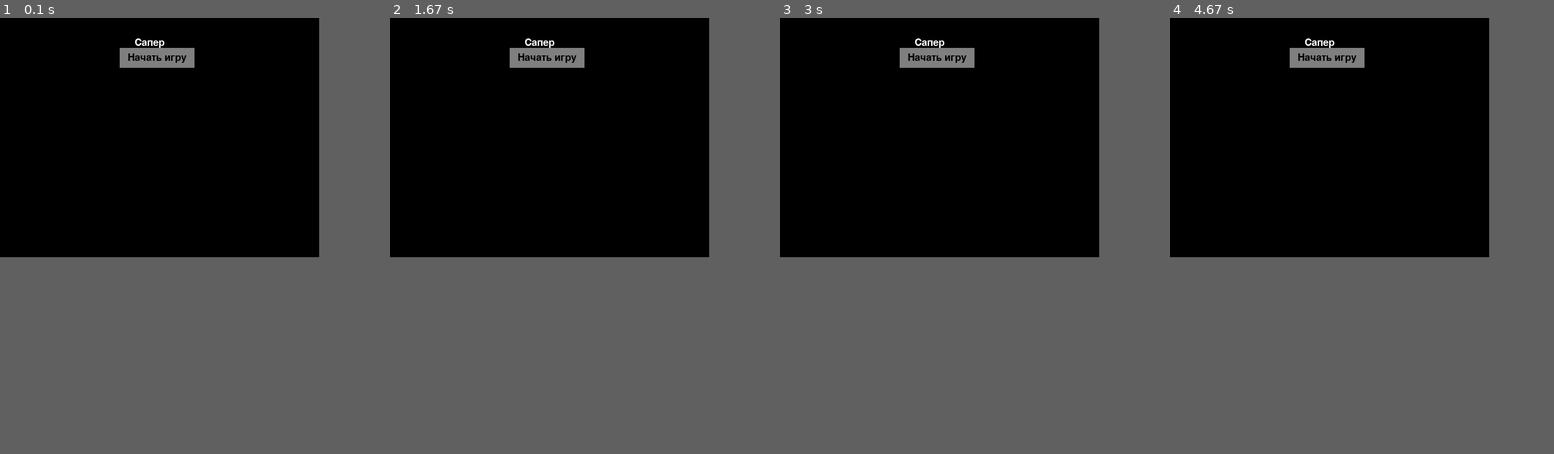
Above: before the commit, frames 1-4 (left to right).
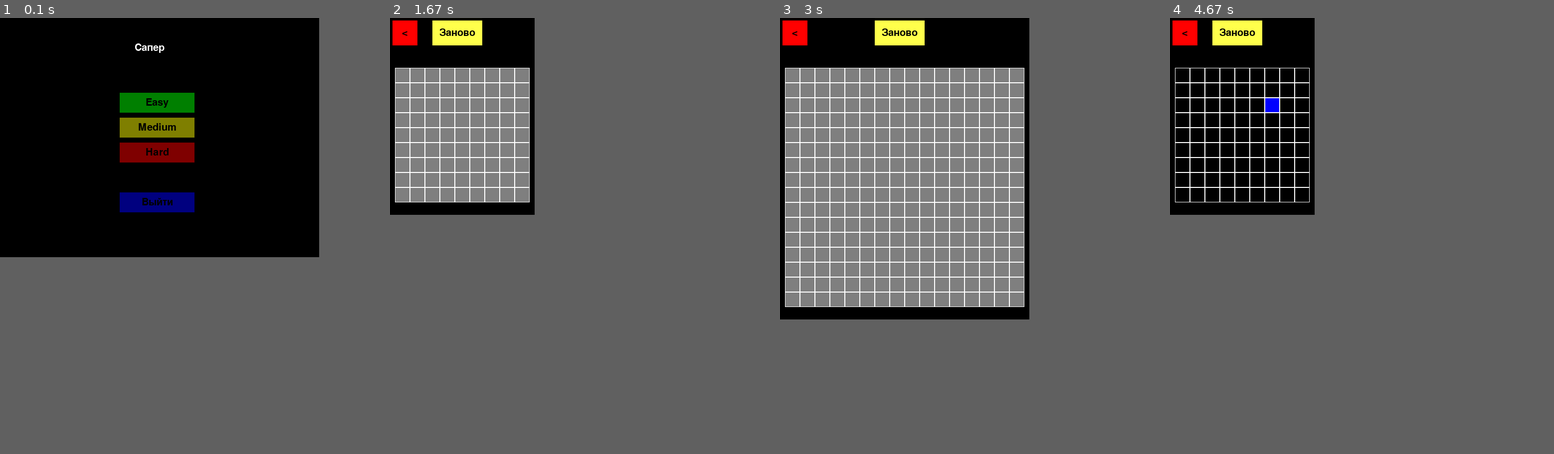
Above: after the commit, the same moments.

Repository: pepilica/project_pygame
Game: pygame game, started from yl2.py
Same seed, same stepped clock (60 frames per second), same inputs: the game is played once before the commit and once after it.
Inputs (mouse positions are in pixels of both pictures, inside the frame that each line leads up to):
- Up to frame 1 (0.1 s): no input
- Up to frame 2 (1.67 s): press the mouse at (547, 127) at 0.37 s; move the mouse to (497, 161) at 0.47 s; release the mouse at (451, 192) at 0.6 s; press the mouse at (509, 31) at 0.7 s; move the mouse to (520, 131) at 0.8 s; release the mouse at (532, 231) at 0.93 s; press the mouse at (405, 31) at 1.03 s; move the mouse to (439, 52) at 1.13 s; release the mouse at (474, 70) at 1.27 s; press the mouse at (547, 100) at 1.37 s; move the mouse to (532, 140) at 1.47 s; release the mouse at (520, 174) at 1.6 s
- Up to frame 3 (3 s): press the mouse at (795, 31) at 1.7 s; move the mouse to (806, 79) at 1.8 s; release the mouse at (814, 127) at 1.93 s; press the mouse at (937, 153) at 2.03 s; move the mouse to (899, 188) at 2.13 s; release the mouse at (864, 227) at 2.27 s; press the mouse at (795, 31) at 2.37 s; move the mouse to (822, 87) at 2.47 s; release the mouse at (849, 140) at 2.6 s; press the mouse at (937, 127) at 2.7 s; move the mouse to (952, 135) at 2.8 s; release the mouse at (972, 148) at 2.93 s
- Up to frame 4 (4.67 s): press the mouse at (1185, 31) at 3.03 s; move the mouse to (1231, 148) at 3.13 s; release the mouse at (1277, 262) at 3.27 s; press the mouse at (1327, 127) at 3.37 s; move the mouse to (1277, 122) at 3.47 s; release the mouse at (1223, 122) at 3.6 s; press the mouse at (1185, 31) at 3.7 s; move the mouse to (1223, 48) at 3.8 s; release the mouse at (1258, 61) at 3.93 s; press the mouse at (1327, 100) at 4.03 s; move the mouse to (1362, 157) at 4.13 s; release the mouse at (1400, 214) at 4.27 s; right-click (1266, 100) at 4.38 s
In our replay, in frame 2 the window is 640x480 before the commit and 290x395 after it. These sizes can differ from the game's own. Grey fills any space a smaller window leaves; there, only what the larger window draws over its background counts as a difference.

The runs differ from the first frame. In frame 1, 4.3% of the frame differs, in the area x 31-51%, y 4-45%; in frame 2, 13%; in frame 3, 32%, in the area x 0-65%, y 0-70%; in frame 4, 3.5%.

Commit message:
0.1 - сделаны сложности (работает), фикс багов

Diff:
--- a/yl2.py
+++ b/yl2.py
@@ -1,28 +1,33 @@
 import pygame
-import copy
-from random import randint
-from queue import Queue
 import random
 import os
 import sys
 
 
 GAME = None
-LEVELS = {'Easy': [(9, 9), 10], 'Medium': [(16, 16), 40], 'Difficult': [(16, 30), 99]}
+LEVELS = {'Easy': [(9, 9), 10], 'Medium': [(16, 16), 40], 'Hard': [(25, 25), 99]}
 DIFFICULTY = None
 SCREEN = None
-
-
-def initialize():
-    global SCREEN, DIFFICULTY
+sys.setrecursionlimit(10000)
+START = [False, False]
+FILL = False
+
+
+def initialize(start=True):
+    global SCREEN
     SCREEN = pygame.display.set_mode((640, 480))
-    DIFFICULTY = 'Easy'
-    pygame.init()
+    if start:
+        pygame.init()
+
+
+def get_resolution():
+    return SCREEN.get_size()
 
 
 def set_resolution(w, h):
     global SCREEN
-    SCREEN = pygame.display.set_mode(w, h)
+    SCREEN = pygame.display.set_mode((w, h))
+    print((w, h) == pygame.display.get_surface().get_size())
 
 
 def set_difficulty(dif):
@@ -32,13 +37,13 @@
 
 def reset():
     global GAME
-    initialize()
+    initialize(False)
     GAME = None
 
 
 def terminate():
     pygame.quit()
-    sys.exit()
+    sys.exit(1)
 
 
 def load_image(name, colorkey=None):
@@ -53,32 +58,33 @@
     return image
 
 
-class Settings:
-    def __init__(self):
-        pass
-
-
 class StartScreen:
     def __init__(self):
         global SCREEN
+        SCREEN = pygame.display.set_mode((640, 480))
         h, w = SCREEN.get_size()
         screen = SCREEN
         font = pygame.font.Font(None, 30)
         running = True
+        easy = Button('Easy', w // 2, 150, 150, 40, (0, 127, 0), (100, 255, 100), screen, main)
+        medium = Button('Medium', w // 2, 200, 150, 40, (127, 127, 0), (255, 255, 100), screen, main)
+        hard = Button('Hard', w // 2, 250, 150, 40, (127, 0, 0), (255, 100, 100), screen, main)
+        exit = Button("Выйти", w // 2, 350, 150, 40, (0, 0, 127), (100, 100, 255), screen, terminate)
         while running:
-            top = 30
+            top = 50
             for event in pygame.event.get():
-                if event == pygame.QUIT:
+                if event.type == pygame.QUIT:
                     running = False
             screen.fill((0, 0, 0))
             string_rendered = font.render('Сапер', 1, pygame.Color('white'))
             intro_rect = string_rendered.get_rect()
-            top += 10
-            intro_rect.top = top
+            easy.update()
+            medium.update()
+            hard.update()
+            exit.update()
+            intro_rect.y = 50
             intro_rect.x = w // 2 + intro_rect.width // 2
-            top += intro_rect.height
             screen.blit(string_rendered, intro_rect)
-            button('Начать игру', w // 2, top, 150, 40, (127, 127, 127), (200, 200, 200), screen, main)
             top += 60
             pygame.display.flip()
         terminate()
@@ -101,6 +107,9 @@
 
 
 class Minesweeper(tuple):
+    def __new__(cls, board):
+        return super(Minesweeper, cls).__new__(cls, board)
+
     def __init__(self, tup):
         super().__init__()
         self.is_playing = True
@@ -144,7 +153,8 @@
         y -= self.top
         x //= self.cell_size
         y //= self.cell_size
-        if 0 <= x <= len(self[0]) and 0 <= y <= len(self):
+        if 0 <= x < len(self[0]) and 0 <= y < len(self):
+            print(x, y)
             return x, y
         return None
 
@@ -208,6 +218,7 @@
         return False
 
     def place_mine(self, row_id, col_id):
+        print(self[row_id][col_id] is None)
         self[row_id][col_id].place_mine()
 
     def count_surrounding(self, row_id, col_id):
@@ -241,21 +252,23 @@
 
 
 def create_board(width, height):
-    board = Minesweeper(tuple([tuple([Cell(False) for i in range(width)])
-                               for j in range(height)]))
+    board = Minesweeper(tuple(tuple(Cell(False) for i in range(width))
+                              for j in range(height)))
     return board
 
 
 def reset_board():
-    global GAME
+    global GAME, START, FILL
+    fill, START = False, [False] * 2
     size = LEVELS[DIFFICULTY][0]
     GAME = create_board(*size)
 
 
 def create_mines(board, mines, x, y):
     if x is not None and y is not None:
-        width, height = len(board), len(board[0])
+        width, height = len(board[0]), len(board)
         available_pos = list(range((height - 1) * (width - 1)))
+        print(max(available_pos))
         available_pos.remove(y * height + x)
         for i in range(mines):
             new_pos = random.choice(available_pos)
@@ -265,23 +278,35 @@
     return board
 
 
-def button(msg, x, y, w, h, ic, ac, screen, action=None):
-    global DIFFICULTY
-    mouse = pygame.mouse.get_pos()
-    click = pygame.mouse.get_pressed()
-    if x + w > mouse[0] > x and y + h > mouse[1] > y:
-        pygame.draw.rect(screen, ac, (x, y, w, h))
-        if click[0] == 1 and action is not None:
-            if msg in LEVELS.keys():
-                DIFFICULTY = msg
-            action()
-    else:
-        pygame.draw.rect(screen, ic, (x, y, w, h))
-
-    smallText = pygame.font.Font("freesansbold.ttf", 20)
-    textSurf, textRect = text_objects(msg, smallText)
-    textRect.center = ((x + (w / 2)), (y + (h / 2)))
-    screen.blit(textSurf, textRect)
+class Button:
+    def __init__(self, msg, x, y, w, h, ic, ac, screen, action=None):
+        self.x = x
+        self.y = y
+        self.w = w
+        self.h = h
+        self.ic = ic
+        self.ac = ac
+        self.screen = screen
+        self.action = action
+        self.msg = msg
+        print('Created')
+
+    def update(self):
+        global DIFFICULTY
+        mouse = pygame.mouse.get_pos()
+        click = pygame.mouse.get_pressed()
+        if self.x + self.w > mouse[0] > self.x and self.y + self.h > mouse[1] > self.y:
+            pygame.draw.rect(self.screen, self.ac, (self.x, self.y, self.w, self.h))
+            if click[0] == 1 and self.action is not None:
+                if self.msg in LEVELS.keys():
+                    DIFFICULTY = self.msg
+                self.action()
+        else:
+            pygame.draw.rect(self.screen, self.ic, (self.x, self.y, self.w, self.h))
+        smallText = pygame.font.Font("freesansbold.ttf", 20)
+        textSurf, textRect = text_objects(self.msg, smallText)
+        textRect.center = ((self.x + (self.w / 2)), (self.y + (self.h / 2)))
+        self.screen.blit(textSurf, textRect)
 
 
 def text_objects(text, font):
@@ -290,53 +315,53 @@
 
 
 def main():
-    global GAME
+    global GAME, START, FILL
     screen = SCREEN
-    dif = DIFFICULTY
-    size, mines = LEVELS[dif]
-    v = 10
+    started1 = START[1]
+    size, mines = LEVELS[DIFFICULTY]
+    set_resolution(size[0] * 30 + 10 * 2, size[1] * 30 + 125)
     fps = 60
-    fill = False
-    GAME = create_board(*size)
+    fill = FILL
+    GAME = create_board(size[0], size[1])
     running = True
     a = pygame.time.Clock()
-    x, y, = 0, 0
-    dx, dy = 0, 0
+    restart = Button("Заново", size[0] * 15 - 50, 5, 100, 50, (255, 255, 75), (255, 255, 75), screen, reset_board)
+    return_btn = Button('<', 5, 5, 50, 50, (255, 0, 0), (127, 75, 75), screen, StartScreen)
+    started = START[1]
     while running:
         moving = False
         for event in pygame.event.get():
-            if event.type == pygame.QUIT:
-                running = False
-            if event.type == pygame.MOUSEBUTTONDOWN:
-                if event.button == 1 and not moving:
-                    moving = True
-                    x, y = event.pos
-            if event.type == pygame.MOUSEBUTTONUP:
-                moving = False
-                if event.button == 1:
-                    if not fill and GAME.get_cell(event.pos):
-                        GAME = create_mines(GAME, mines, *GAME.get_cell(event.pos))
-                        fill = True
-                    GAME.get_click(event.pos, True)
-                if event.button == 3:
-                    if not fill and GAME.get_cell(event.pos):
-                        GAME = create_mines(GAME, mines, *GAME.get_cell(event.pos))
-                        fill = True
-                    GAME.get_click(event.pos, False)
-            if event.type == pygame.MOUSEMOTION:
-                if moving:
-                    x1, y1 = event.pos
-                    dx, dy = x1 - x, y1 - y
-        print(dx, dy)
+            if started and started1:
+                if event.type == pygame.QUIT:
+                    running = False
+                if event.type == pygame.MOUSEBUTTONDOWN:
+                    if event.button == 1 and not moving:
+                        moving = True
+                if event.type == pygame.MOUSEBUTTONUP:
+                    moving = False
+                    if event.button == 1:
+                        if not fill and GAME.get_cell(event.pos):
+                            GAME = create_mines(GAME, mines, *GAME.get_cell(event.pos))
+                            fill = True
+                            FILL = True
+                        GAME.get_click(event.pos, True)
+                    if event.button == 3:
+                        GAME.get_click(event.pos, False)
         screen.fill((0, 0, 0))
+        restart.update()
+        return_btn.update()
         GAME.render(screen)
-        button("GO!", 160, 10, 50, 50, (0, 0, 127), (0, 0, 255), screen, main)
         if GAME.is_solved:
             print("Вы выиграли")
         elif not GAME.is_playing:
             print("Вы проиграли")
-        a.tick(v)
+        a.tick(fps)
         pygame.display.flip()
+        if started:
+            START[1] = True
+            started1 = True
+        START[0] = True
+        started = True
     terminate()
 
 
